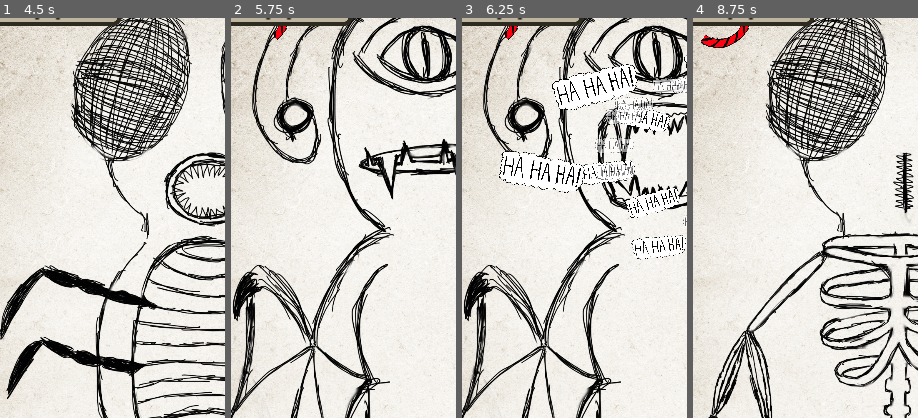
Above: before the commit, frames 1-4 (left to right).
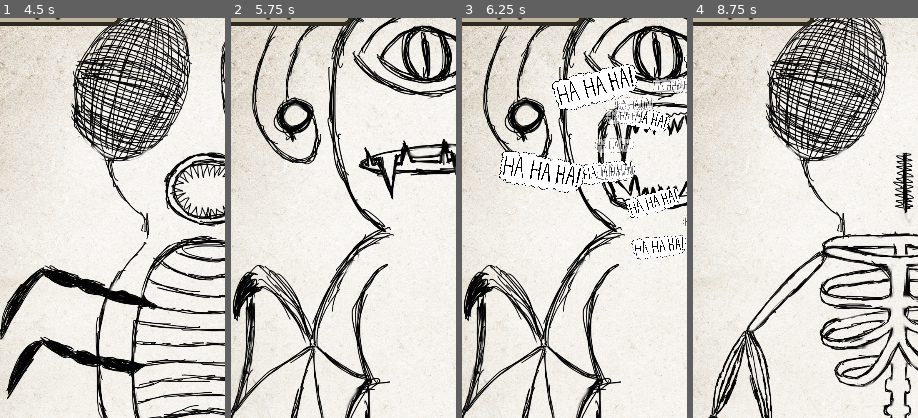
Above: after the commit, the same moments.

Repository: lemurivolta/ggj2024
Game: Godot game, scene res://components/main/main_test.tscn
Two runs of this game, one before a commit and one after it. Both use one fixed random seed, a clock stepped at 60 frames per second and the inputs below. This scene is started directly instead of the project's main scene. The engine's default icon, where the game draws it, is replaced by a stand-in: a white triangle on a blue panel in a dark square.
Inputs (mouse positions are % of the whole screen's width and height, from its top left):
- Up to frame 1 (4.5 s): click "Happier" at 0.5 s; click "Happier" at 1.25 s; click "Happier" at 2 s; tap Enter at 2.75 s; move the mouse to (24, 83) at 2.77 s; press the mouse at (24, 83) at 2.78 s; move the mouse to (75, 83) at 3.52 s; release the mouse at (75, 83) at 3.53 s; click (75, 83) at 3.6 s; tap Space at 4.25 s; move the mouse to (13, 50) at 4.27 s; press the mouse at (13, 50) at 4.28 s
- Up to frame 2 (5.75 s): move the mouse to (24, 83) at 5.02 s; release the mouse at (24, 83) at 5.03 s; click (24, 83) at 5.1 s
- Up to frame 3 (6.25 s): tap Enter at 5.75 s; move the mouse to (75, 83) at 5.77 s; press the mouse at (75, 83) at 5.78 s
- Up to frame 4 (8.75 s): move the mouse to (13, 50) at 6.52 s; release the mouse at (13, 50) at 6.53 s; click (13, 50) at 6.6 s; tap Space at 7.25 s; move the mouse to (47, 50) at 7.27 s; press the mouse at (47, 50) at 7.28 s; move the mouse to (24, 83) at 8.02 s; release the mouse at (24, 83) at 8.03 s; click (24, 83) at 8.1 s
The pictures show only the part of the screen within x 4-54%, y 6-56%; the shares and areas given below are measured in that part.

Frame 1 is identical in both runs. In frame 2, 0.1% of the frame differs, in the area x 18-25%, y 2-6%; in frame 3, 0.1%; in frame 4, 0.5%, in the area x 3-25%, y 2-8%.

Commit message:
fix: move timer inside page.

Diff:
--- a/components/main/main.tscn
+++ b/components/main/main.tscn
@@ -1,10 +1,9 @@
-[gd_scene load_steps=7 format=3 uid="uid://ukxpe0jhtey7"]
+[gd_scene load_steps=6 format=3 uid="uid://ukxpe0jhtey7"]
 
 [ext_resource type="Script" path="res://components/main/main.gd" id="1_uvngm"]
 [ext_resource type="PackedScene" uid="uid://cx3uygqus5c46" path="res://components/page/page.tscn" id="2_buj4y"]
 [ext_resource type="PackedScene" uid="uid://suf8d5ylak8q" path="res://components/mostro/mostro.tscn" id="3_72gnt"]
 [ext_resource type="PackedScene" uid="uid://b65s2f6rnfxt1" path="res://components/laugh_or_grr/laugh_or_grr.tscn" id="4_6c7y2"]
-[ext_resource type="PackedScene" uid="uid://pf8qi1bpc1j4" path="res://components/timer/timer.tscn" id="6_7jcqn"]
 [ext_resource type="PackedScene" uid="uid://b35oppkvtavcf" path="res://components/audio_feedback/audio_feedback.tscn" id="6_72d7u"]
 
 [node name="main" type="Node2D"]
@@ -15,5 +14,3 @@
 [node name="LaughOrGrr" parent="." instance=ExtResource("4_6c7y2")]
 
 [node name="AudioFeedback" parent="." instance=ExtResource("6_72d7u")]
-
-[node name="Timer" parent="." instance=ExtResource("6_7jcqn")]
--- a/components/page/page.tscn
+++ b/components/page/page.tscn
@@ -1,8 +1,9 @@
-[gd_scene load_steps=4 format=3 uid="uid://cx3uygqus5c46"]
+[gd_scene load_steps=5 format=3 uid="uid://cx3uygqus5c46"]
 
 [ext_resource type="Script" path="res://components/page/page.gd" id="1_os61p"]
 [ext_resource type="Texture2D" uid="uid://ufn125lu4yoq" path="res://Assets/2D/white-parchment-paper.jpg" id="2_7dn8b"]
 [ext_resource type="PackedScene" uid="uid://btedk0qe331x5" path="res://components/monster_name/monster_name.tscn" id="3_gjhsc"]
+[ext_resource type="PackedScene" uid="uid://pf8qi1bpc1j4" path="res://components/timer/timer.tscn" id="4_k2g6b"]
 
 [node name="Page" type="Node2D"]
 script = ExtResource("1_os61p")
@@ -15,3 +16,5 @@
 
 [node name="MonsterName" parent="." instance=ExtResource("3_gjhsc")]
 position = Vector2(440, 1976)
+
+[node name="Timer" parent="." instance=ExtResource("4_k2g6b")]
--- a/components/timer/Timer.gd
+++ b/components/timer/Timer.gd
@@ -11,6 +11,7 @@
 	prog_bar.max_value = timer.wait_time
 	prog_bar.value = 0
 	timer.start()
+	GlobalBus.happy.connect(_on_happy)
 
 
 # Called every frame. 'delta' is the elapsed time since the previous frame.
@@ -24,3 +25,6 @@
 func _on_timer_timeout():
 	GlobalBus.enraged.emit()
 	prog_bar.value = 0
+
+func _on_happy():
+	queue_free()
Not shown: 1 places in default_theme.tres that only renumber resources
